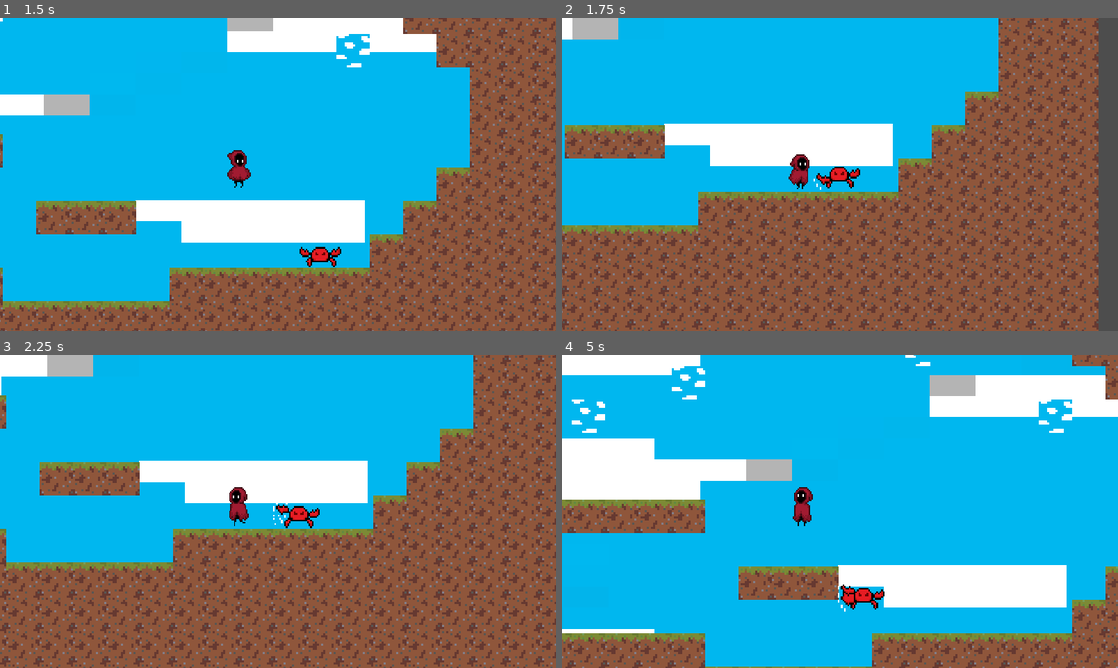
Above: before the commit, frames 1-4 (two rows, left to right).
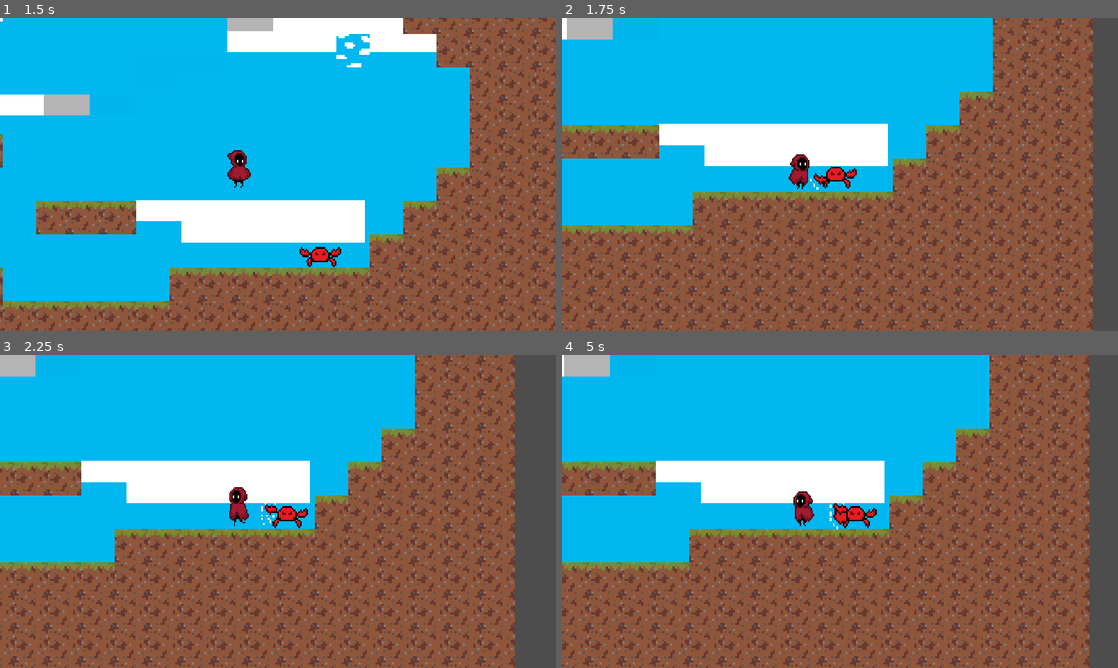
Above: after the commit, the same moments.

Repository: yeegz/Fallen-Asteri
Game: Godot game, scene res://scene.tscn
Two runs of this game, one before a commit and one after it. Both use one fixed random seed, a clock stepped at 60 frames per second and the inputs below. This scene is started directly instead of the project's main scene.
Inputs:
- Up to frame 1 (1.5 s): tap Enter (ui_accept) at 0.5, 0.77 s; hold Right (ui_right) from 0.53 s (still down)
- Up to frame 2 (1.75 s): keep holding Right (ui_right); tap Enter (ui_accept) at 1.52 s
- Up to frame 3 (2.25 s): release Right (ui_right) at 2.03 s; hold Left (ui_left) from 2.03 s (still down)
- Up to frame 4 (5 s): release Left (ui_left) at 2.78 s; hold Right (ui_right) 2.78-4.28 s; tap Enter (ui_accept) at 3.02, 3.77, 4.52 s; hold Left (ui_left) from 4.28 s (still down)

Frame 1 is identical in both runs. In frame 2, 24% of the frame differs, in the area x 0-97%, y 0-100%; in frame 3, 39%; in frame 4, 68%, in the area x 0-100%, y 0-100%.

Commit message:
Change collision between main character and enemy

Diff:
--- a/Scenes/character_body_2d.tscn
+++ b/Scenes/character_body_2d.tscn
@@ -229,7 +229,7 @@
 
 [node name="CharacterBody2D" type="CharacterBody2D"]
 texture_filter = 1
-collision_layer = 3
+collision_layer = 2
 script = ExtResource("1_vkjrs")
 
 [node name="AnimatedSprite2D" type="AnimatedSprite2D" parent="."]
--- a/Scenes/enemy_12d.tscn
+++ b/Scenes/enemy_12d.tscn
@@ -88,6 +88,8 @@
 }]
 
 [node name="enemy12D" type="CharacterBody2D"]
+collision_layer = 4
+collision_mask = 3
 script = ExtResource("1_685w0")
 
 [node name="EnemySprite2D" type="Sprite2D" parent="."]
--- a/project.godot
+++ b/project.godot
@@ -46,3 +46,9 @@
 "events": [Object(InputEventKey,"resource_local_to_scene":false,"resource_name":"","device":-1,"window_id":0,"alt_pressed":false,"shift_pressed":false,"ctrl_pressed":false,"meta_pressed":false,"pressed":false,"keycode":0,"physical_keycode":76,"key_label":0,"unicode":108,"echo":false,"script":null)
 ]
 }
+
+[layer_names]
+
+2d_render/layer_1="Default"
+2d_render/layer_2="Player"
+2d_render/layer_3="Enemy"
Not shown: 1 places in Scenes/character_body_2d.tscn that only renumber resources
Not shown: 1 places in Scenes/enemy_12d.tscn that only renumber resources
Not shown: 1 places in scene.tscn that only renumber resources
